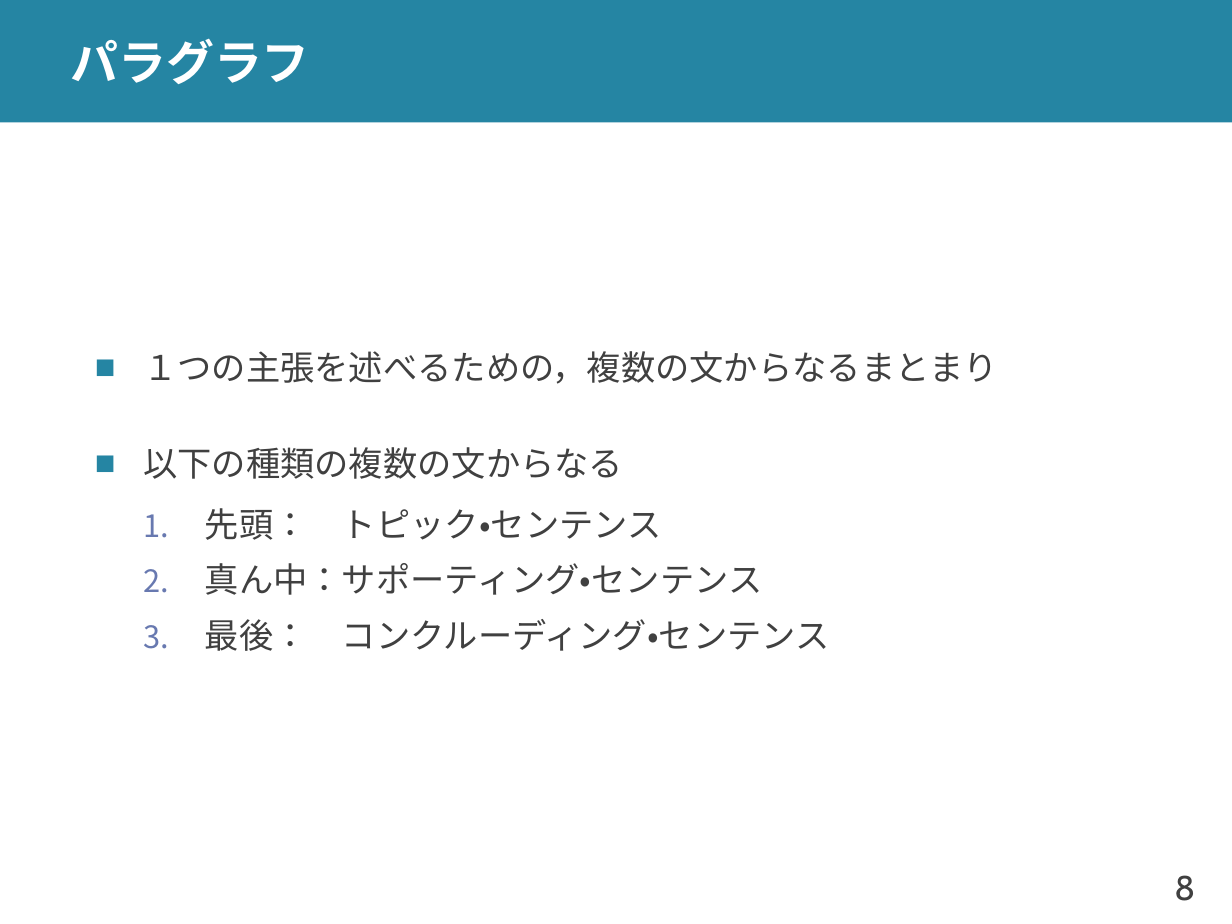
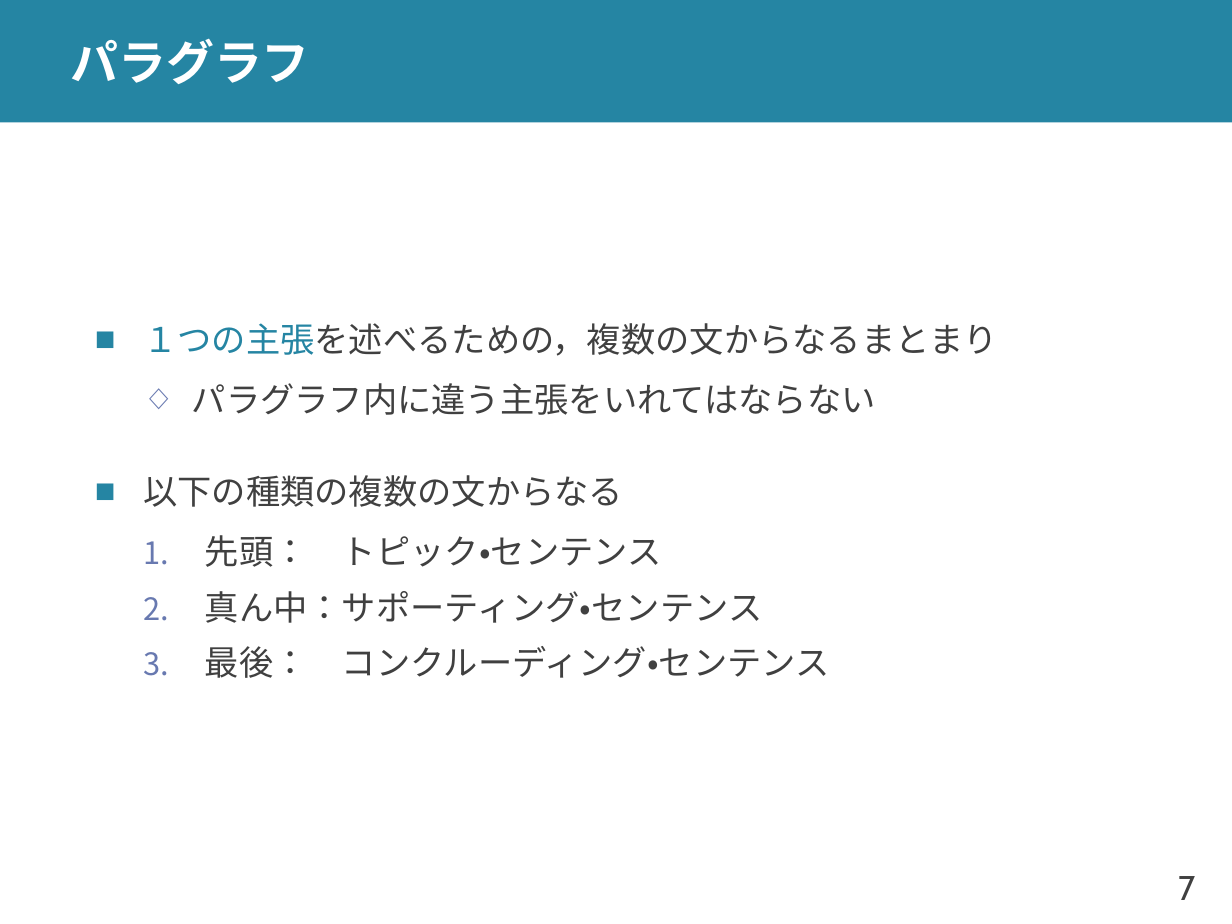
Before and after one commit to shioya-lab/how-to, a slide deck: slide 7 of writing.pptx (slide 8 before the commit). Drawn at 1232x924 pixels with LibreOffice and Linux fonts; fonts in the diff are those of the drawing. Boxes give left, top, right and bottom in pixels: in the first picture for what was removed or moved away, otherwise in the second. Text is boxed around its words. In the diff, an @@ line names an element or a change of style, - is before the commit and + after.

```diff
--- a/writing.pptx
+++ b/writing.pptx
@@ text at [143, 323, 998, 356]: text colour #404040 to #2585A3 in "１つの主張を述べるための，複数の文からなるまとまり" @@
@@ text at [192, 383, 876, 415]: paragraph added @@
+  ◇ パラグラフ内に違う主張をいれてはならない
@@ page number at [1178, 876, 1195, 900]: text changed @@
-8
+7
```
Also in this commit, not shown: 7 other slides changed, 6 slides added, 1 slide removed.
